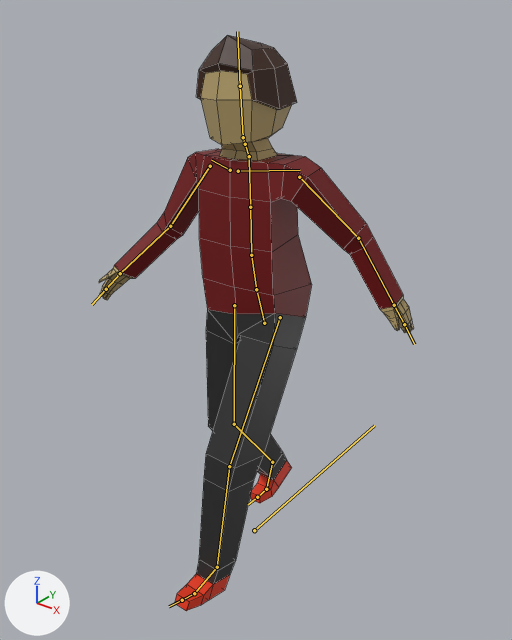
Renders of the FBX model DGD III Project/Assets/Characters/player char.fbx from each side of a commit.
The view is the same before and after, from a 50 mm lens placed at (1.474, -1.834, 2.144), pointed at (0.04, -0.043, 1.033). The axes (+X, +Y, +Z) are drawn at lower left. The lights are the same throughout. Both versions are drawn at frame 30 of the action 'rig|Walk cycle'; the numbers are the values there. The bones that bend it are drawn over the model as lines. Mesh edges are drawn as thin lines.
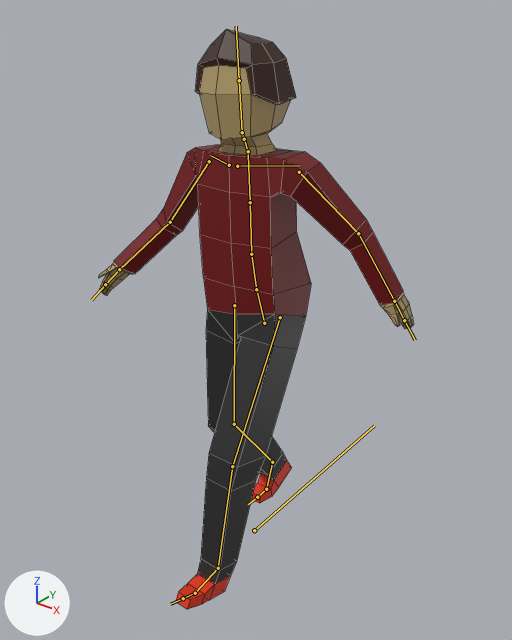
Changed parts and their boxes (x1, y1, x2, y2) in the pictures (512 x 640 px):
'Cube', posed: before (99, 35, 414, 611); after (98, 29, 414, 609)
bone 'DEF-spine.001', root to tip: before (256, 289) to (251, 255); after (256, 289) to (251, 254)
bone 'DEF-spine.002', root to tip: before (251, 255) to (250, 207); after (251, 254) to (250, 202)
bone 'DEF-spine.003', root to tip: before (250, 207) to (249, 159); after (250, 202) to (248, 154)
bone 'DEF-thigh.L', root to tip: before (280, 317) to (229, 466); after (280, 317) to (232, 466)
bone 'DEF-shin.L', root to tip: before (229, 466) to (217, 567); after (232, 466) to (218, 568)

The edits, one by one:
Bone 'DEF-spine.001' (bone_def_spine_001) is rescaled from (1.0, 1.0, 1.0) to (0.99, 1.03, 0.99).
Bone 'DEF-spine.002' (bone_def_spine_002) is rescaled from (1.0, 1.0, 1.0) to (0.98, 1.04, 0.98).
Bone 'DEF-spine.003' (bone_def_spine_003) is rescaled from (1.0, 1.0, 1.0) to (1.03, 0.93, 1.03).
Bone 'DEF-thigh.L' (bone_def_thigh_l) turns from (-26, 1, 3) to (-24, 1, 3) degrees about its own x, y and z.
Bone 'DEF-shin.L' (bone_def_shin_l) turns from (10, 0, 0) to (7, 0, 0) degrees about its own x, y and z.
